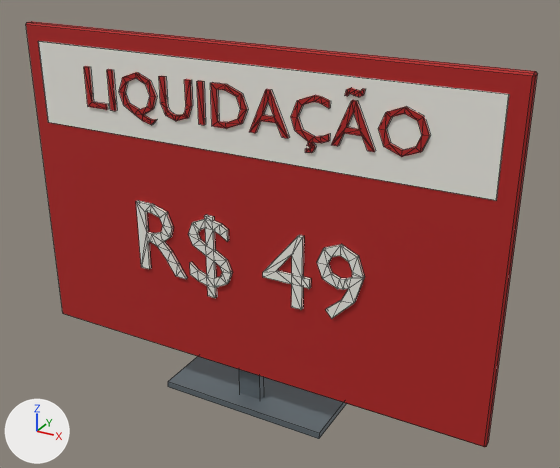
An edit to the FBX model Assets/_Game/Art/Level1/Modelos/PlacaLiquidacao.fbx, drawn before and after from the same camera.
Rendered twice from a camera (50 mm lens) standing at (0.429, -0.696, 0.592) and looking at (0.02, 0.048, 0.22). Lighting does not change. The marker at lower left points along +X, +Y and +Z. The picture after the commit comes second. Mesh edges are drawn as thin lines. Where no turn or scale is listed for an object, it has been applied to the vertices.

The first picture shows 'PlacaLiquidacao'.
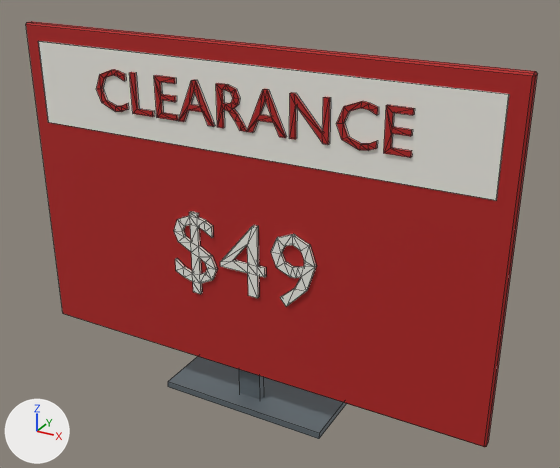
Pixel boxes [x1, y1, x2, y2] of what changed, in the pictures (560 x 468 px; the box of a moved part takes in the faces that stretch with it):
part 1 of me_placaliquidacao, moved or reshaped
    before: [249, 89, 289, 138]
    after: [178, 80, 214, 126]
part 2 of me_placaliquidacao, moved or reshaped
    before: [84, 66, 108, 110]
    after: [129, 72, 154, 117]
part 3 of me_placaliquidacao, added
    after: [220, 225, 266, 298]
part 4 of me_placaliquidacao, moved or reshaped
    before: [188, 215, 232, 298]
    after: [174, 211, 217, 294]
part 5 of me_placaliquidacao, rebuilt (10% shorter)
    before: [291, 95, 330, 153]
    after: [289, 93, 330, 145]
part 6 of me_placaliquidacao, rebuilt (26% narrower)
    before: [159, 76, 192, 121]
    after: [154, 75, 178, 121]
part 7 of me_placaliquidacao, rebuilt (42% narrower)
    before: [378, 107, 430, 157]
    after: [384, 105, 414, 158]
part 8 of me_placaliquidacao, rebuilt
    before: [331, 100, 375, 152]
    after: [336, 101, 378, 150]
part 9 of me_placaliquidacao, added (red)
    after: [96, 69, 128, 112]
part 10 of me_placaliquidacao, deleted
    before: [136, 201, 187, 279]
part 11 of me_placaliquidacao, deleted
    before: [317, 244, 365, 319]
part 12 of me_placaliquidacao, deleted
    before: [345, 88, 365, 97]
part 13 of me_placaliquidacao, deleted
    before: [197, 81, 205, 125]
part 14 of me_placaliquidacao, reshaped
    before: [210, 82, 311, 310]
    after: [216, 83, 316, 306]
part 15 of me_placaliquidacao, deleted (red)
    before: [107, 69, 156, 125]

The change, as a diff of the scene's bpy script:
```diff
--- a/Assets/_Game/Art/Level1/Modelos/PlacaLiquidacao.fbx.py
+++ b/Assets/_Game/Art/Level1/Modelos/PlacaLiquidacao.fbx.py
@@ me_placaliquidacao @@
-me_placaliquidacao.from_pydata(...)  # 544 vertices, 770 faces; spans x -0.3..0.3, y -0.02..0.1, z 0.0..0.45
+me_placaliquidacao.from_pydata(...)  # 438 vertices, 612 faces; spans x -0.3..0.3, y -0.02..0.1, z 0.0..0.45
+# me_placaliquidacao part 1: the loose piece of 22 vertices spanning x 0.014..0.061, y -0.009..-0.005, z 0.359..0.407 is moved by (-0.092, 0.0, 0.0)
+# me_placaliquidacao part 2: the loose piece of 12 vertices spanning x -0.21..-0.181, y -0.009..-0.005, z 0.359..0.407 is moved by (0.067, 0.0, 0.0)
+# me_placaliquidacao part 3: the loose piece of 30 vertices spanning x 0.029..0.089, y -0.009..-0.005, z 0.161..0.251 is copied, and the copy is moved by (-0.057, 0.0, 0.0); it spans x -0.028..0.031, y -0.009..-0.005, z 0.161..0.251
+# me_placaliquidacao part 4: the loose piece of 72 vertices spanning x -0.072..-0.014, y -0.009..-0.005, z 0.146..0.251 is moved by (-0.021, 0.0, 0.0)
+# me_placaliquidacao part 5: the loose piece of 58 vertices spanning x 0.064..0.107, y -0.009..-0.005, z 0.347..0.407 is rebuilt with 20 vertices and now spans x 0.063..0.107, y -0.009..-0.005, z 0.359..0.407
+# me_placaliquidacao part 6: the loose piece of 36 vertices spanning x -0.101..-0.06, y -0.009..-0.005, z 0.358..0.407 is rebuilt with 24 vertices and now spans x -0.108..-0.08, y -0.009..-0.005, z 0.359..0.407
+# me_placaliquidacao part 7: the loose piece of 32 vertices spanning x 0.16..0.212, y -0.009..-0.005, z 0.358..0.407 is rebuilt with 24 vertices and now spans x 0.167..0.195, y -0.009..-0.005, z 0.359..0.407
+# me_placaliquidacao part 8: the loose piece of 22 vertices spanning x 0.11..0.157, y -0.009..-0.005, z 0.359..0.407 is rebuilt with 36 vertices and now spans x 0.116..0.159, y -0.009..-0.005, z 0.358..0.407
+# me_placaliquidacao part 9: a new loose piece of 36 vertices spanning x -0.194..-0.15, y -0.009..-0.005, z 0.358..0.407, in mat_papel_vermelho (red #b21e1c)
+# me_placaliquidacao part 10: the loose piece of 48 vertices spanning x -0.148..-0.079, y -0.009..-0.005, z 0.161..0.25 is deleted
+# me_placaliquidacao part 11: the loose piece of 46 vertices spanning x 0.097..0.152, y -0.009..-0.005, z 0.16..0.251 is deleted
+# me_placaliquidacao part 12: the loose piece of 28 vertices spanning x 0.124..0.144, y -0.009..-0.005, z 0.411..0.419 is deleted
+# me_placaliquidacao part 13: the loose piece of 8 vertices spanning x -0.05..-0.044, y -0.009..-0.005, z 0.359..0.407 is deleted
+# me_placaliquidacao part 14
+# 54 vertices are removed from x -0.033..0.089, y -0.009..-0.005, z 0.161..0.407
+# 87 faces are deleted
+# 2 vertices move within x 0.079, y -0.009..-0.005, z 0.202
+# 55 vertices are added at x -0.026..0.095, y -0.009, z 0.16..0.407
+# 55 new vertices lie (0.0, 0.004, 0.0) away from vertices in x -0.026..0.095, y -0.009, z 0.16..0.407
+# 105 new faces join them, mat_papel_vermelho (red #b21e1c)
+# 69 new faces join them, mat_tinta_branca (white #f0eee6)
+# me_placaliquidacao part 15
+# 54 vertices are removed from x -0.175..-0.108, y -0.009..-0.005, z 0.349..0.407
+# 79 faces are deleted
 me_placaliquidacao.materials.append(mat_papel_vermelho)
```
